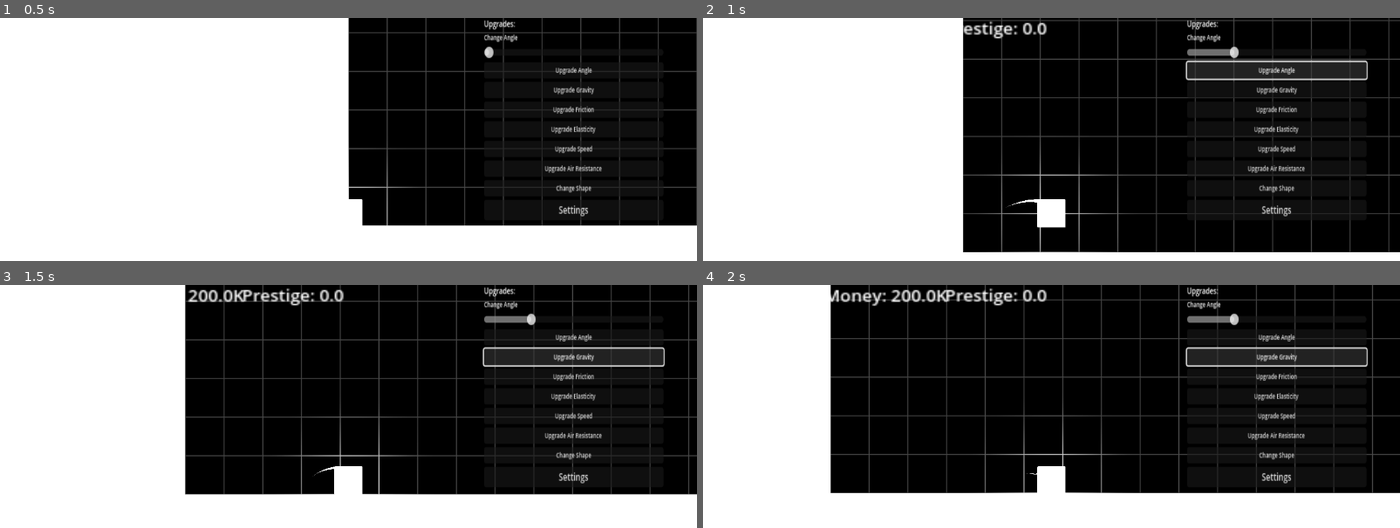
Above: before the commit, frames 1-4 (two rows, left to right).
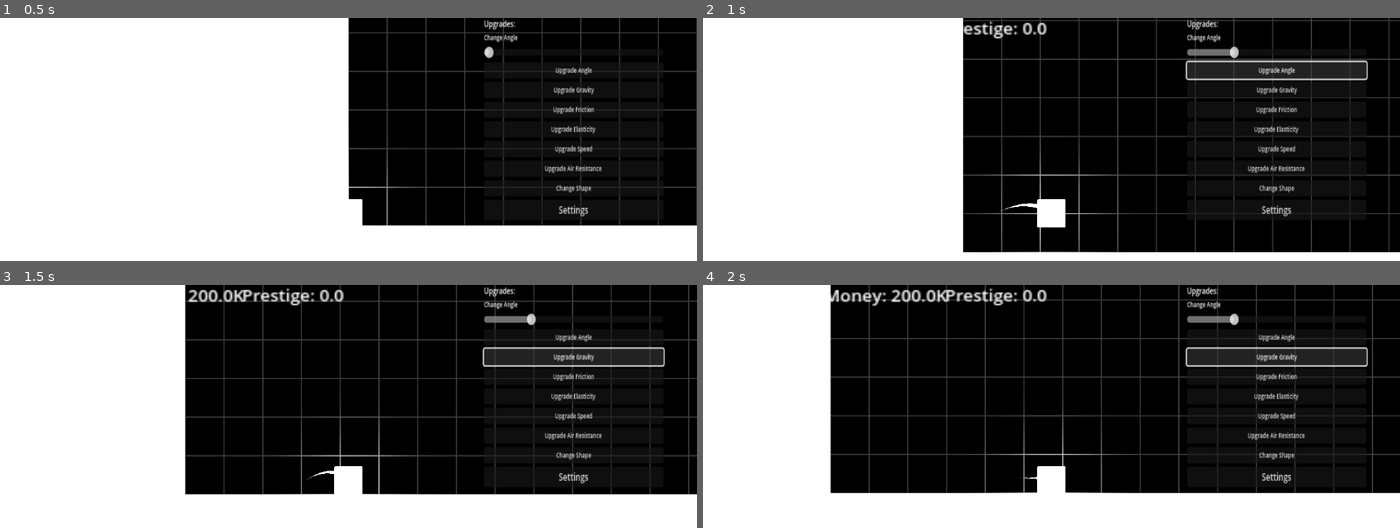
Above: after the commit, the same moments.

Repository: Lueegee1/Skr-t-Kast-Spil
Game: Godot game, scene res://main/root.tscn
Two runs of this game, one before a commit and one after it. Both use one fixed random seed, a clock stepped at 60 frames per second and the inputs below.
Inputs:
- Up to frame 1 (0.5 s): no input
- Up to frame 2 (1 s): click "Upgrade Angle" at 0.5 s
- Up to frame 3 (1.5 s): click "Upgrade Gravity" at 1.25 s
- Up to frame 4 (2 s): no input

Frame 1 is identical in both runs. In frame 2, less than 0.1% of the frame differs, in the area x 42-49%, y 74-80%; in frame 3, less than 0.1%; in frame 4, less than 0.1%.

Commit message:
Fixed trail

Diff:
--- a/main/Trail.gd
+++ b/main/Trail.gd
@@ -23,4 +23,4 @@
 	width = ((Global.Ball.linear_velocity).length())**width_scaling -4
 	width = clamp(width,0,40)
 func _get_position():
-	return Global.Ball.position - Vector2(569.0,-318.0) #Camera coords + slight correction
+	return Global.Ball.position - Vector2(580.0,-325.0) #Camera coords + slight correction
--- a/main/main.tscn
+++ b/main/main.tscn
@@ -161,7 +161,7 @@
 theme_override_font_sizes/font_size = 12
 text = "Settings"
 
-[node name="Line2D" type="Line2D" parent="."]
+[node name="Trail" type="Line2D" parent="."]
 position = Vector2(581, -329)
 width_curve = SubResource("Curve_67ri8")
 gradient = SubResource("Gradient_grrlh")
